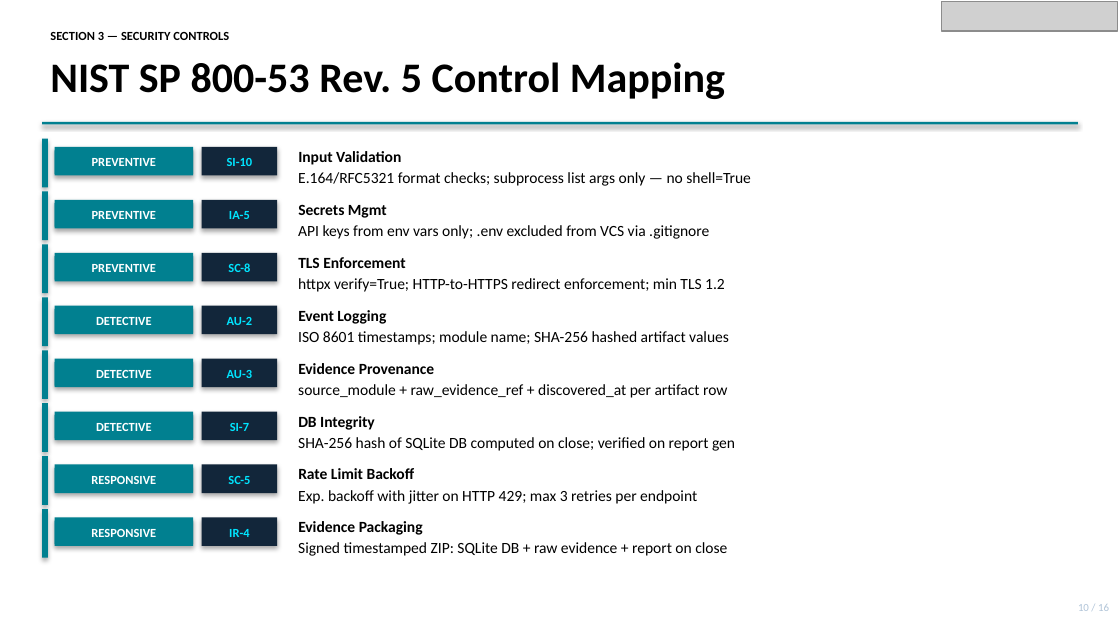
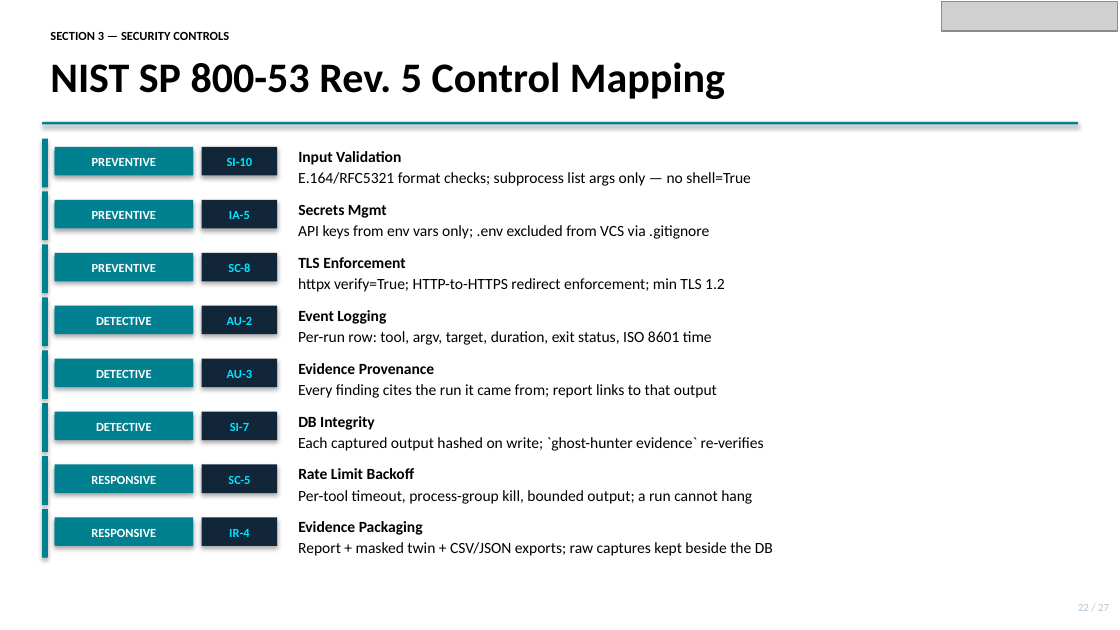
Before and after one commit to dhayarajas/gih, a slide deck: slide 22 of docs/Capstone.pptx (slide 14 before the commit). Drawn at 1120x630 pixels with LibreOffice and Linux fonts; fonts in the diff are those of the drawing; grey boxes stand for pictures. Boxes give left, top, right and bottom in pixels: in the first picture for what was removed or moved away, otherwise in the second. Text is boxed around its words. In the diff, an @@ line names an element or a change of style, - is before the commit and + after.

```diff
--- a/docs/Capstone.pptx
+++ b/docs/Capstone.pptx
@@ text at bbox=[298, 331, 712, 345]: text changed @@
-ISO 8601 timestamps; module name; SHA-256 hashed artifact values
+Per-run row: tool, argv, target, duration, exit status, ISO 8601 time
@@ text at bbox=[298, 384, 717, 398]: text changed @@
-source_module + raw_evidence_ref + discovered_at per artifact row
+Every finding cites the run it came from; report links to that output
@@ text at bbox=[298, 437, 764, 451]: text changed @@
-SHA-256 hash of SQLite DB computed on close; verified on report gen
+Each captured output hashed on write; `ghost-hunter evidence` re-verifies
@@ text at bbox=[298, 490, 752, 504]: text changed @@
-Exp. backoff with jitter on HTTP 429; max 3 retries per endpoint
+Per-tool timeout, process-group kill, bounded output; a run cannot hang
@@ text at bbox=[298, 542, 773, 556]: text changed @@
-Signed timestamped ZIP: SQLite DB + raw evidence + report on close
+Report + masked twin + CSV/JSON exports; raw captures kept beside the DB
@@ text at bbox=[1078, 604, 1109, 611]: text changed @@
-10 / 16
+22 / 27
```
Also in this commit, not shown: 19 other slides changed, 7 slides added, 1 other file.
